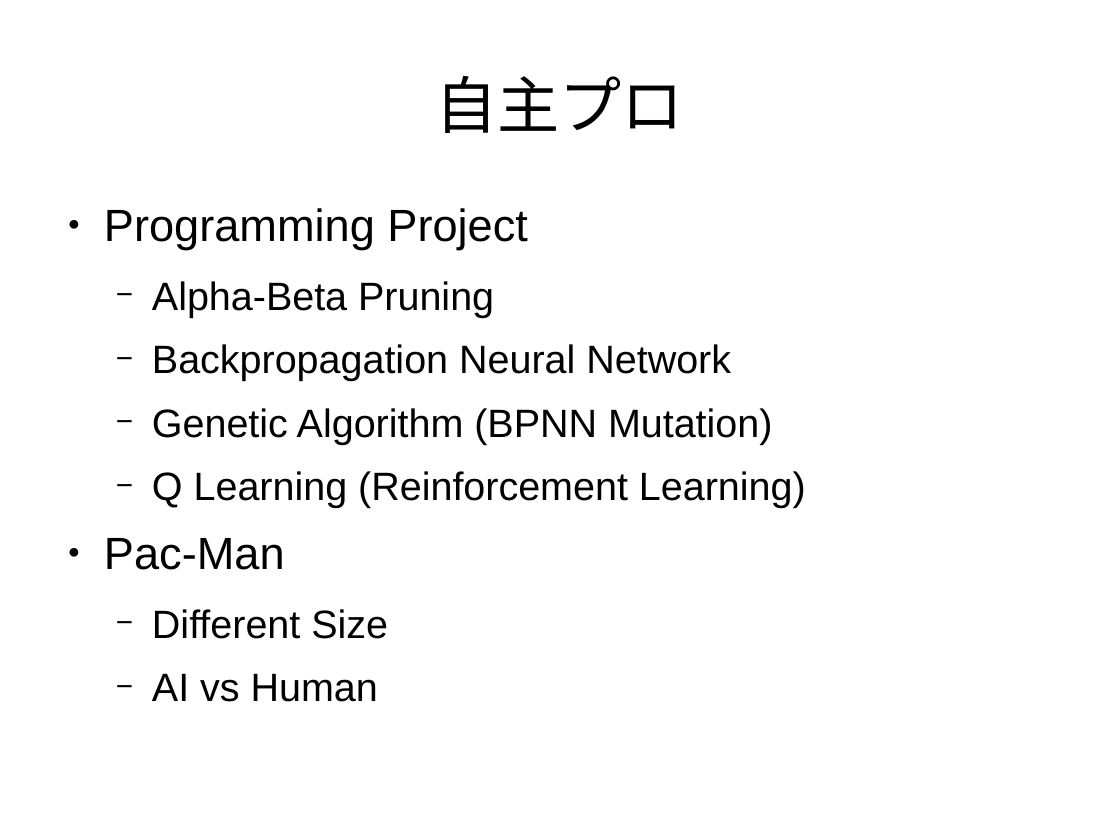
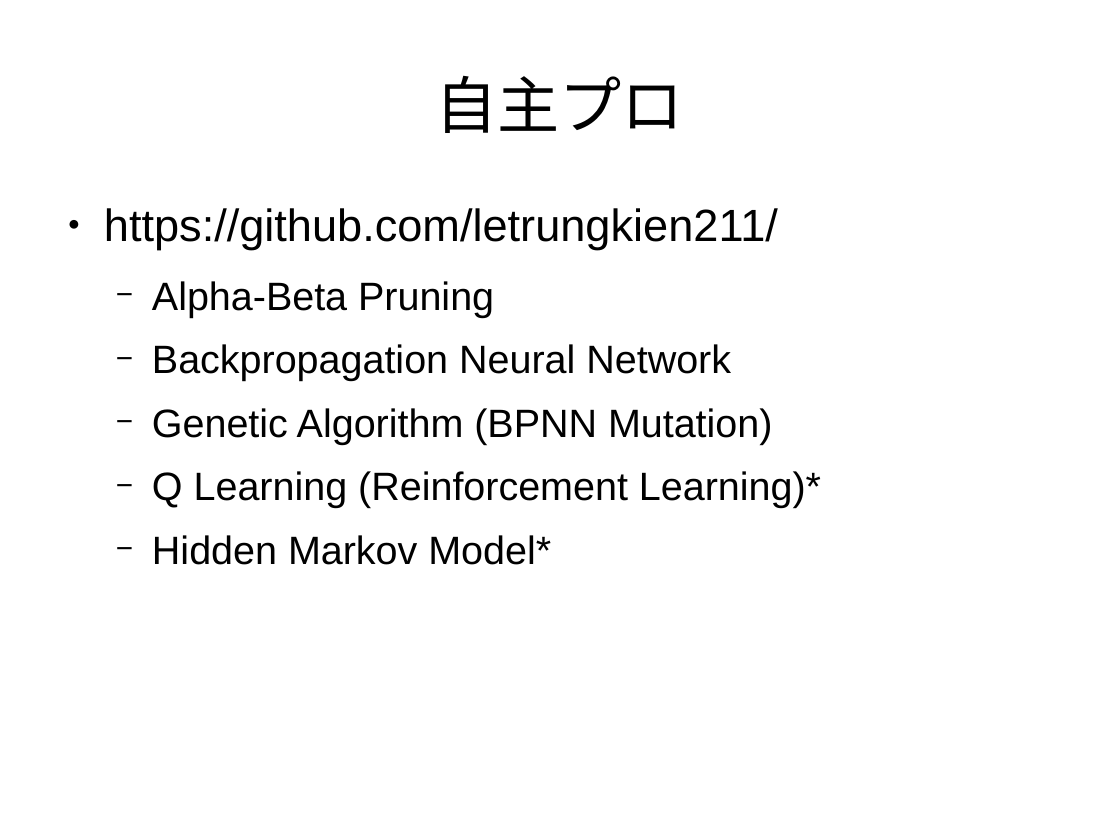
Before and after one commit to letrungkien211/Pacman, a slide deck: slide 2 of Jishu.odp (slide 1 before the commit). Drawn at 1120x840 pixels with LibreOffice and Linux fonts; fonts in the diff are those of the drawing. Boxes give left, top, right and bottom in pixels: in the first picture for what was removed or moved away, otherwise in the second. Text is boxed around its words. In the diff, an @@ line names an element or a change of style, - is before the commit and + after.

```diff
--- a/Jishu.odp
+++ b/Jishu.odp
@@ text at box(104, 208, 778, 250): text changed @@
-● Programming Project
+● https://github.com/letrungkien211/
@@ text at box(152, 471, 821, 565): text changed @@
-  − Q Learning (Reinforcement Learning)
-● Pac-Man
-  − Different Size
-  − AI vs Human
+  − Q Learning (Reinforcement Learning)*
+  − Hidden Markov Model*
```
Also in this commit, not shown: 1 slide added, 6 other files.
